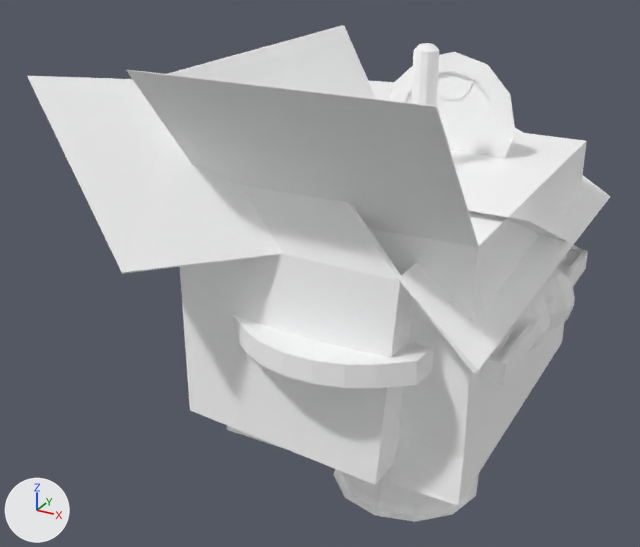
A saved change to the glTF model rdg/objects.glb.
The view is the same before and after, from a 50 mm camera at (0.566, -1.393, 0.671) aimed at (-0.206, 0.009, -0.03). Arrows for +X, +Y and +Z are at lower left; the lights stay in place. Where no turn or scale is listed for an object, it has been applied to the vertices.

In view in the first picture: 'bones', 'cardboard', 'cardboard2', 'magazine', 'pizzabox', 'skateboard', 'tincan', 'toiletplunger'.
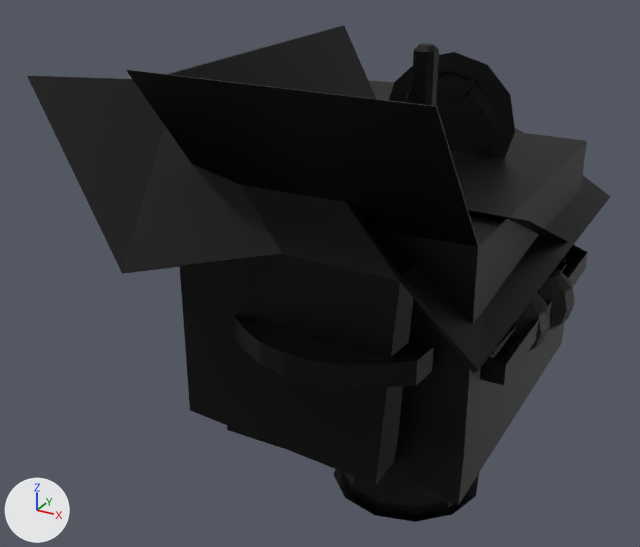
Changed parts and their boxes [x1, y1, x2, y2] in the pictures (640 x 547 px):
'cardboard', recoloured, surface changed (white to black): [27, 76, 610, 485] in both
'cardboard2', recoloured, surface changed (white to black): [126, 25, 587, 505] in both
'skateboard', recoloured, surface changed (white to black): [233, 315, 433, 388] in both
'tincan', recoloured, surface changed (white to black): [389, 52, 515, 159] in both
'toiletplunger', recoloured, surface changed (white to black): [334, 43, 479, 522] in both
'pizzabox', recoloured, surface changed (white to black): [468, 210, 588, 386] in both
'bones', recoloured, surface changed (white to black): [509, 267, 575, 352] in both
'magazine', recoloured, surface changed (white to black): [491, 255, 567, 354] in both

What the commit changed:
In material 'Material_0' (mat_material_0), roughness goes from 1.0 to 0.5.
Material 'Material_0' (mat_material_0) changes colour from white #ffffff to black #000000; in linear values from (1.0, 1.0, 1.0) to (0.0, 0.0, 0.0).
In material 'Material_0' (mat_material_0), metallic goes from 1.0 to 0.5.
Material 'Material_24' (mat_material_24) is new.
Its base color is (0.0, 0.0, 0.0) (black #000000).
Its metallic is 0.5.
Material 'Material_23' (mat_material_23) is new.
Its base color is (0.0, 0.0, 0.0) (black #000000).
Its metallic is 0.5.
Material 'Material_22' (mat_material_22) is new.
Its base color is (0.0, 0.0, 0.0) (black #000000).
Its metallic is 0.5.
Material 'Material_21' (mat_material_21) is new.
Its base color is (0.0, 0.0, 0.0) (black #000000).
Its metallic is 0.5.
Material 'Material_17' (mat_material_17) is new.
Its base color is (0.0, 0.0, 0.0) (black #000000).
Its metallic is 0.5.
Material 'Material_15' (mat_material_15) is new.
Its base color is (0.0, 0.0, 0.0) (black #000000).
Its metallic is 0.5.
Material 'Material_4' (mat_material_4) is new.
Its base color is (0.0, 0.0, 0.0) (black #000000).
Its metallic is 0.5.
me_mesh_4 has 132 vertices, 256 faces and spans x -0.148..0.148, y -0.148..0.148, z -0.429..0.429.
me_mesh_4 no longer uses material mat_material_0 (white #ffffff).
me_mesh_4 now uses material mat_material_4 (black #000000).
me_mesh_15 has 200 vertices, 364 faces and spans x -0.157..0.157, y -0.433..0.433, z -0.075..0.075.
me_mesh_15 no longer uses material mat_material_0 (white #ffffff).
me_mesh_15 now uses material mat_material_15 (black #000000).
me_mesh_17 has 312 vertices, 604 faces and spans x -0.277..0.28, y -0.114..0.108, z -0.066..0.069.
me_mesh_17 no longer uses material mat_material_0 (white #ffffff).
me_mesh_17 now uses material mat_material_17 (black #000000).
me_mesh_21 has 48 vertices, 102 faces and spans x -0.526..0.26, y -0.502..0.652, z -0.176..0.413.
me_mesh_21 no longer uses material mat_material_0 (white #ffffff).
me_mesh_21 now uses material mat_material_21 (black #000000).
me_mesh_22 has 47 vertices, 81 faces and spans x -0.314..0.214, y -0.492..0.302, z -0.213..0.449.
me_mesh_22 no longer uses material mat_material_0 (white #ffffff).
me_mesh_22 now uses material mat_material_22 (black #000000).
me_mesh_23 has 20 vertices, 30 faces and spans x -0.252..0.252, y -0.252..0.252, z -0.017..0.231.
me_mesh_23 no longer uses material mat_material_0 (white #ffffff).
me_mesh_23 now uses material mat_material_23 (black #000000).
me_mesh_24 has 161 vertices, 328 faces and spans x -0.135..0.135, y -0.147..0.147, z -0.163..0.397.
me_mesh_24 no longer uses material mat_material_0 (white #ffffff).
me_mesh_24 now uses material mat_material_24 (black #000000).
